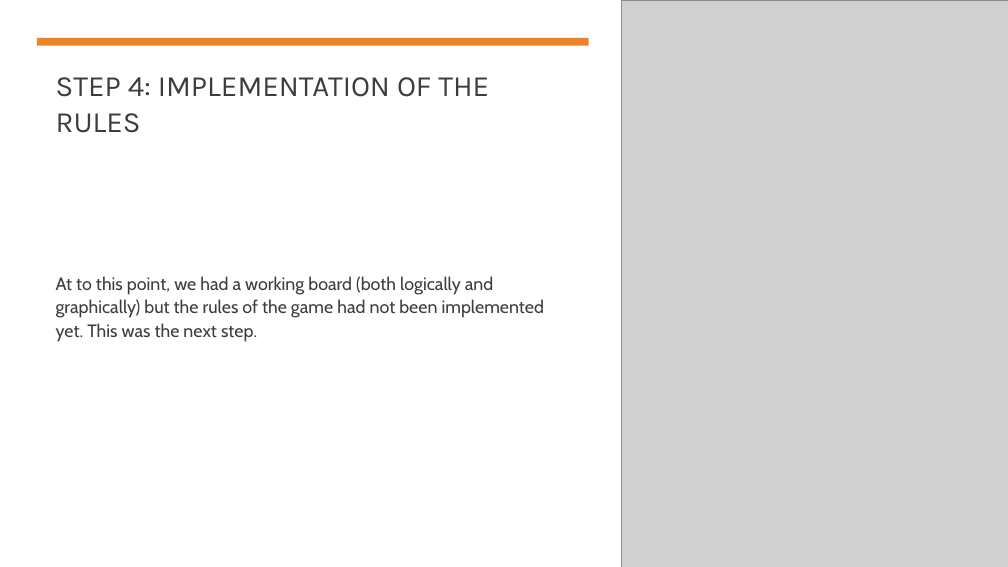
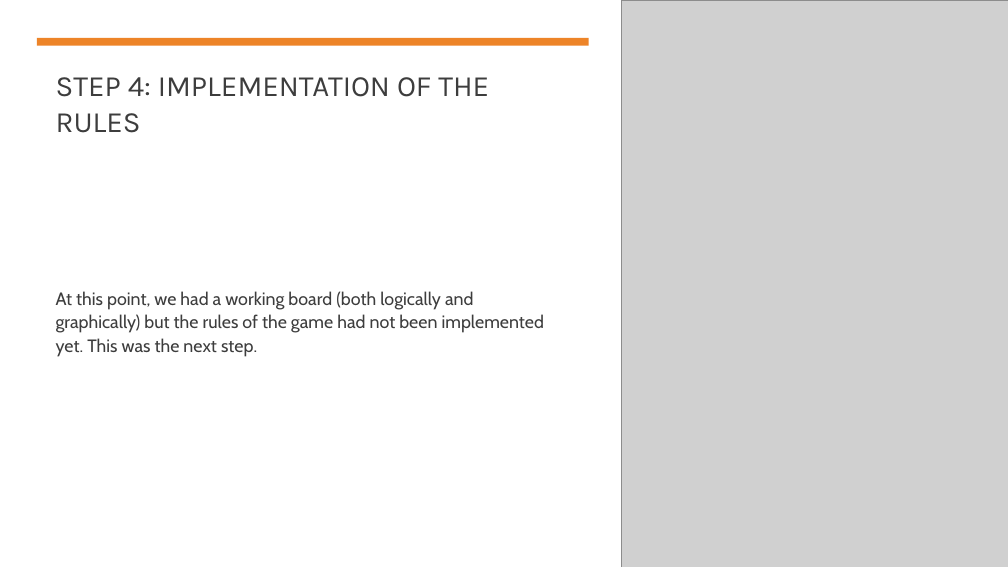
Before and after one commit to RodTol/Crossway, a slide deck: slide 10 of Crossway.pptx. Drawn at 1008x567 pixels with LibreOffice and Linux fonts; fonts in the diff are those of the drawing; grey boxes stand for pictures. Boxes give left, top, right and bottom in pixels: in the first picture for what was removed or moved away, otherwise in the second. Text is boxed around its words. In the diff, an @@ line names an element or a change of style, - is before the commit and + after.

Commit message:
Almost complete power point presentation
Fatemi sapere se manca qualcosa o se ho scritto qualcosa di sbagliato. Se volete ovviamente potete anche modificarlo direttamente voi.

```diff
--- a/Crossway.pptx
+++ b/Crossway.pptx
@@ text at [56,291,544,357]: text changed @@
-At to this point, we had a working board (both logically and graphically) but the rules of the game had not been implemented yet. This was the next step.
+At this point, we had a working board (both logically and graphically) but the rules of the game had not been implemented yet. This was the next step.
```
Also in this commit, not shown: 11 slides added.
